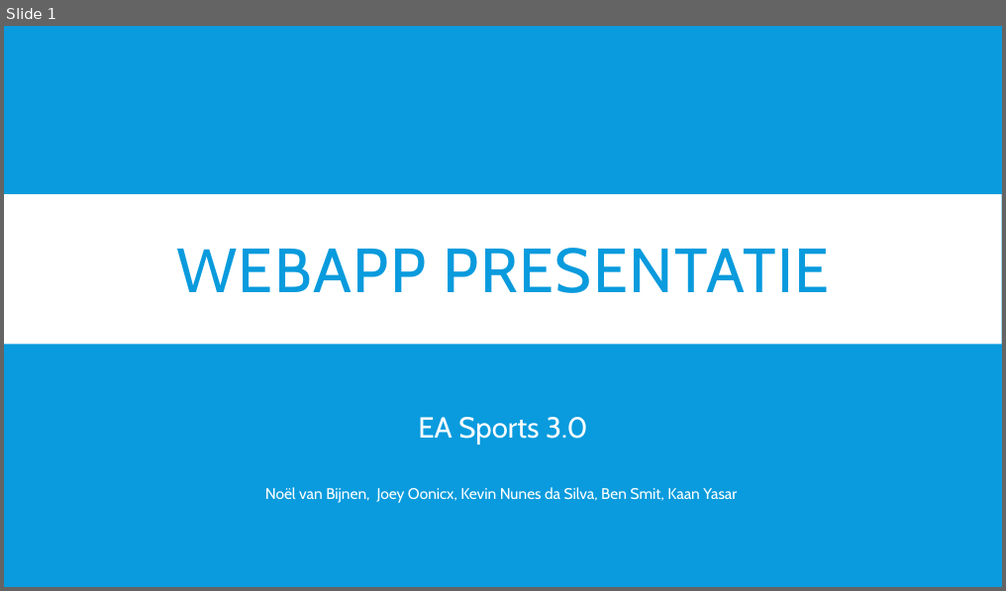
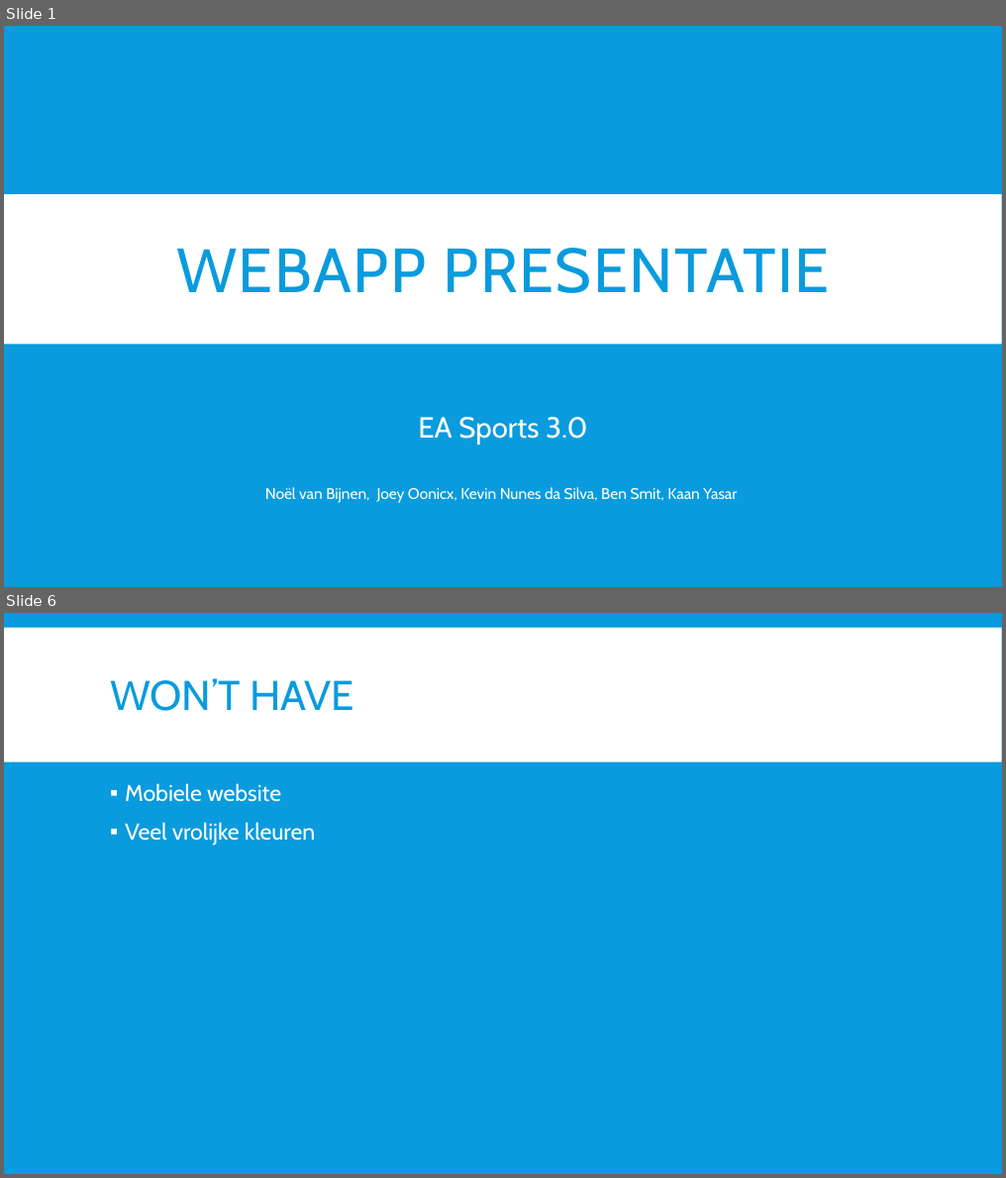
Before and after one commit to EA-Sports-3-0/project_fifa, a slide deck: Documents/presentaties/Webapp-presentatie.pptx. Shown one above the other, each under a label of ours: slide 1 before the commit, slides 1 and 6 after it; the slides between them are not shown. The pictures are 1006x591 and 1006x1178 pixels, drawn with LibreOffice and Linux fonts; fonts in the diff are those of the drawing. Boxes give left, top, right and bottom in pixels: in the first picture for what was removed or moved away, otherwise in the second. Text is boxed around its words. In the diff, an @@ line names an element or a change of style, - is before the commit and + after.

```diff
--- a/Documents/presentaties/Webapp-presentatie.pptx
+++ b/Documents/presentaties/Webapp-presentatie.pptx
@@ slide 6 added at [4, 613, 1002, 1174], background #099BDD @@
@@ rectangle added at [4, 627, 1002, 761], fill #FFFFFF @@
@@ title added at [110, 678, 353, 711], 40 pt, text #099BDD @@
+WON’T HAVE
@@ text added at [125, 783, 315, 846], 22 pt, text #FFFFFF @@
+▪ Mobiele website
+▪ Veel vrolijke kleuren
```
Also in this commit, not shown: 4 other slides added, 1 slide removed, 1 other file.
